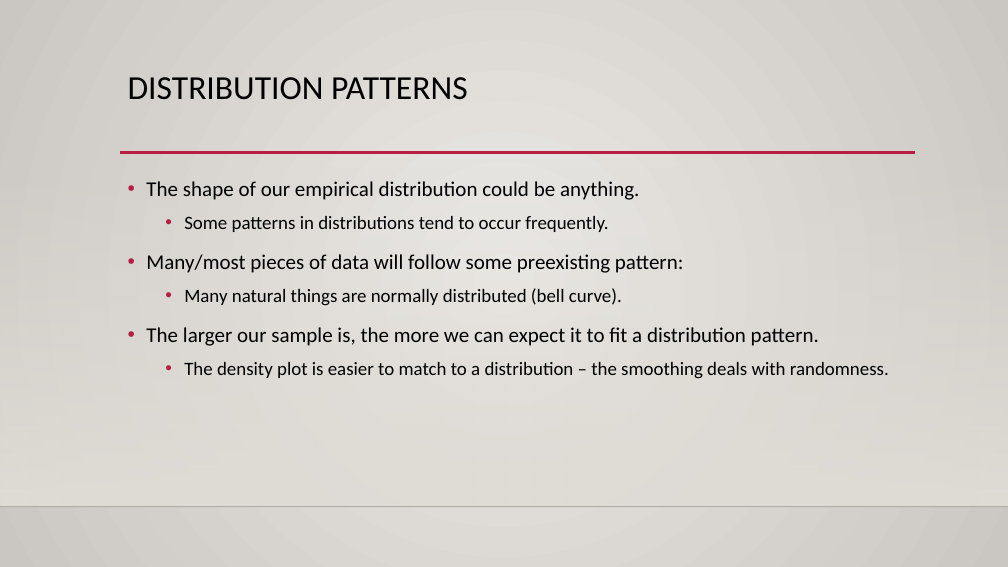
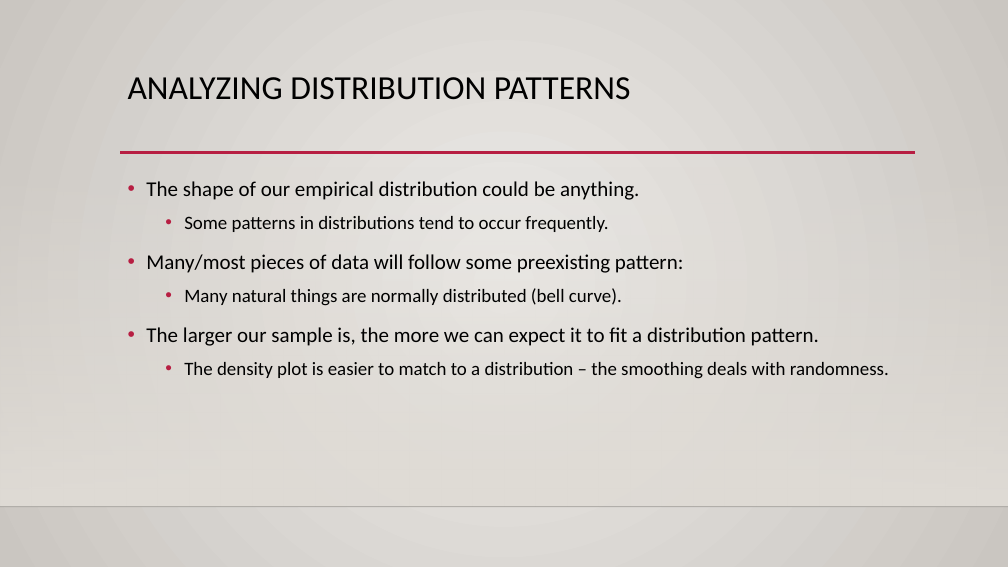
Before and after one commit to SedemSetor/Basic_Stats_in_Python_Student_Repository, a slide deck: slide 22 of reference_material/slides/003_Distribution_Basics.pptx (slide 13 before the commit). Drawn at 1008x567 pixels with LibreOffice and Linux fonts; fonts in the diff are those of the drawing; background and template pictures are left out. Boxes give left, top, right and bottom in pixels: in the first picture for what was removed or moved away, otherwise in the second. Text is boxed around its words. In the diff, an @@ line names an element or a change of style, - is before the commit and + after.

```diff
--- a/reference_material/slides/003_Distribution_Basics.pptx
+++ b/reference_material/slides/003_Distribution_Basics.pptx
@@ title at [128,77,631,100]: text changed @@
-DISTRIBUTION PATTERNS
+ANALYZING DISTRIBUTION PATTERNS
```
Also in this commit, not shown: 7 other slides changed, 10 slides added, 2 other files.
